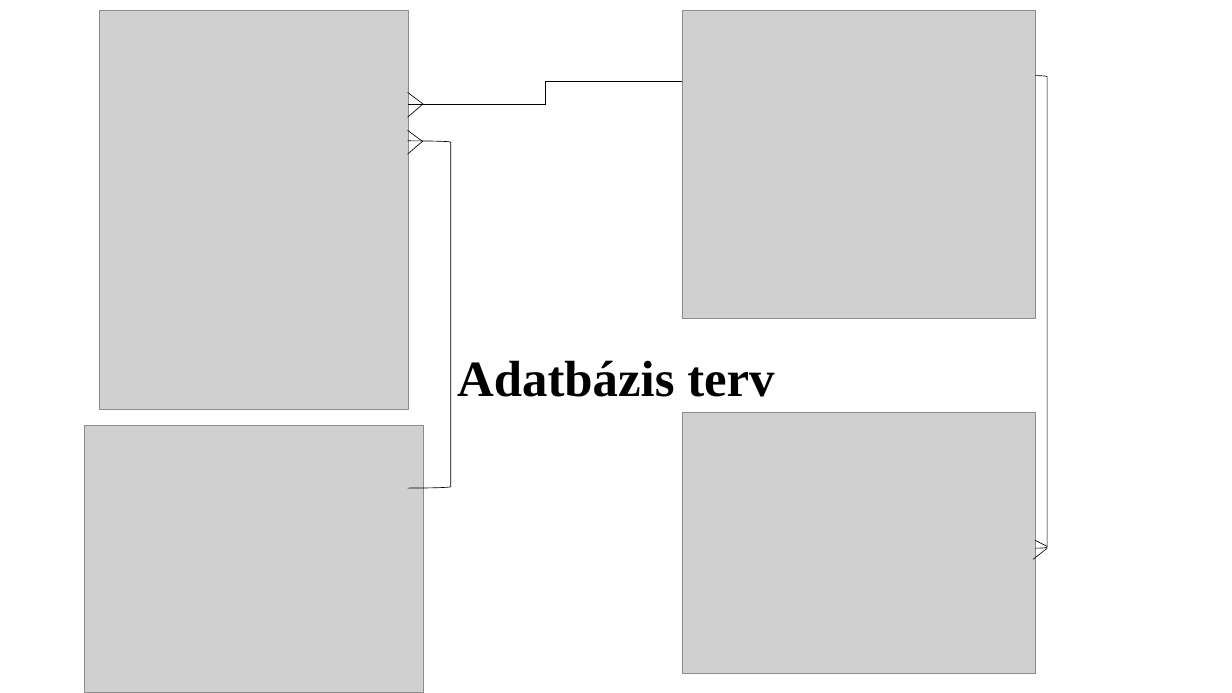
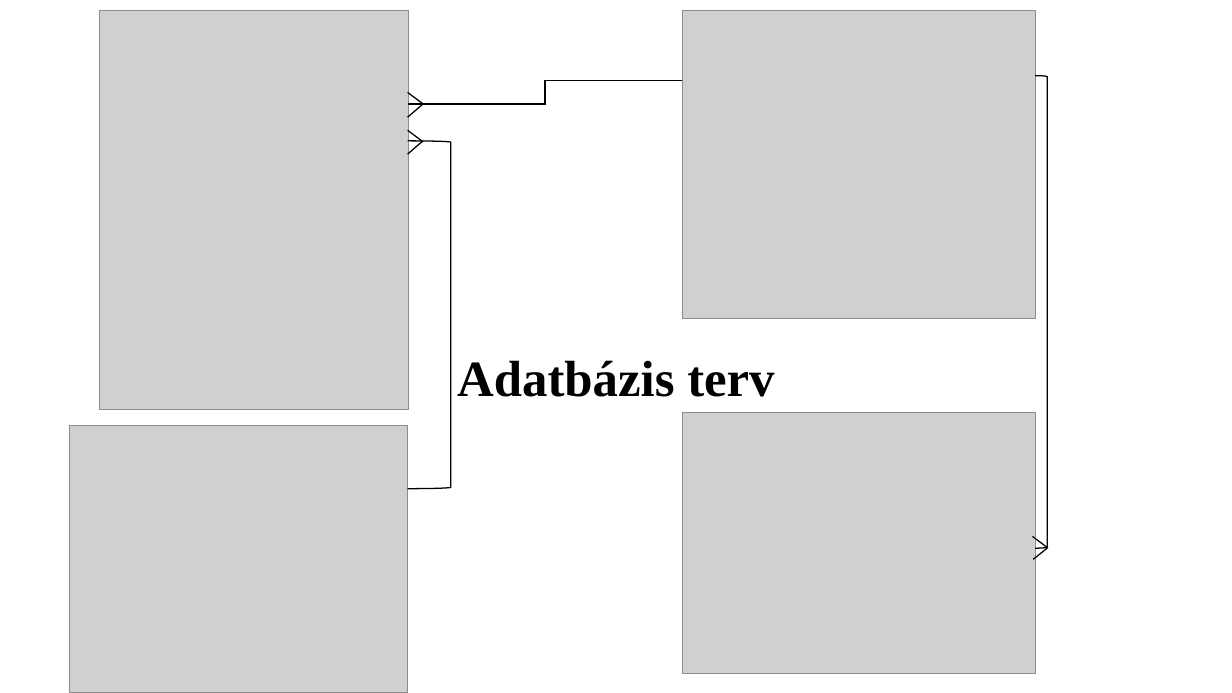
Before and after one commit to K0RN3L07/ParKing, a slide deck: slide 7 of Dokumentumok/ParKing-prezentacio.pptx. Drawn at 1232x693 pixels with LibreOffice and Linux fonts; fonts in the diff are those of the drawing; grey boxes stand for pictures. Boxes give left, top, right and bottom in pixels: in the first picture for what was removed or moved away, otherwise in the second. Text is boxed around its words. In the diff, an @@ line names an element or a change of style, - is before the commit and + after.

Commit message:
edited ppt

```diff
--- a/Dokumentumok/ParKing-prezentacio.pptx
+++ b/Dokumentumok/ParKing-prezentacio.pptx
@@ elbow line (408, 104) - (683, 81): stroke #000000 0.5 pt to #000000 1 pt @@
@@ right bracket at bbox=[1035, 76, 1047, 548]: outline #000000 0.5 pt to #000000 1 pt @@
@@ line (408, 92) - (423, 104): stroke #000000 0.5 pt to #000000 1 pt @@
@@ line (408, 117) - (423, 104): stroke #000000 0.5 pt to #000000 1 pt @@
@@ right bracket at bbox=[408, 140, 451, 488]: outline #000000 0.5 pt to #000000 1 pt @@
@@ line (408, 130) - (423, 142): stroke #000000 0.5 pt to #000000 1 pt @@
@@ line (408, 154) - (423, 140): stroke #000000 0.5 pt to #000000 1 pt @@
@@ picture: place and size @@
-picture at bbox=[85, 426, 423, 693]
+picture at bbox=[69, 426, 408, 693]
@@ line moved from (1035, 541) - (1047, 546) to (1032, 537) - (1048, 548) @@
@@ line (1032, 537) - (1048, 548): stroke #000000 0.5 pt to #000000 1 pt @@
@@ line (1033, 559) - (1047, 548): stroke #000000 0.5 pt to #000000 1 pt @@
```
Also in this commit, not shown: 6 other slides changed, 3 other files.
